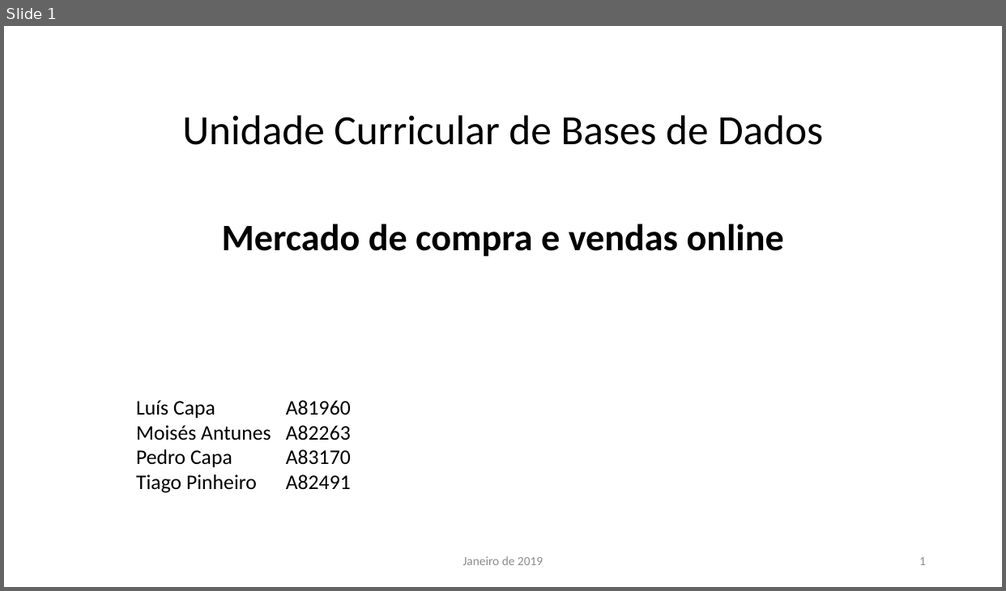
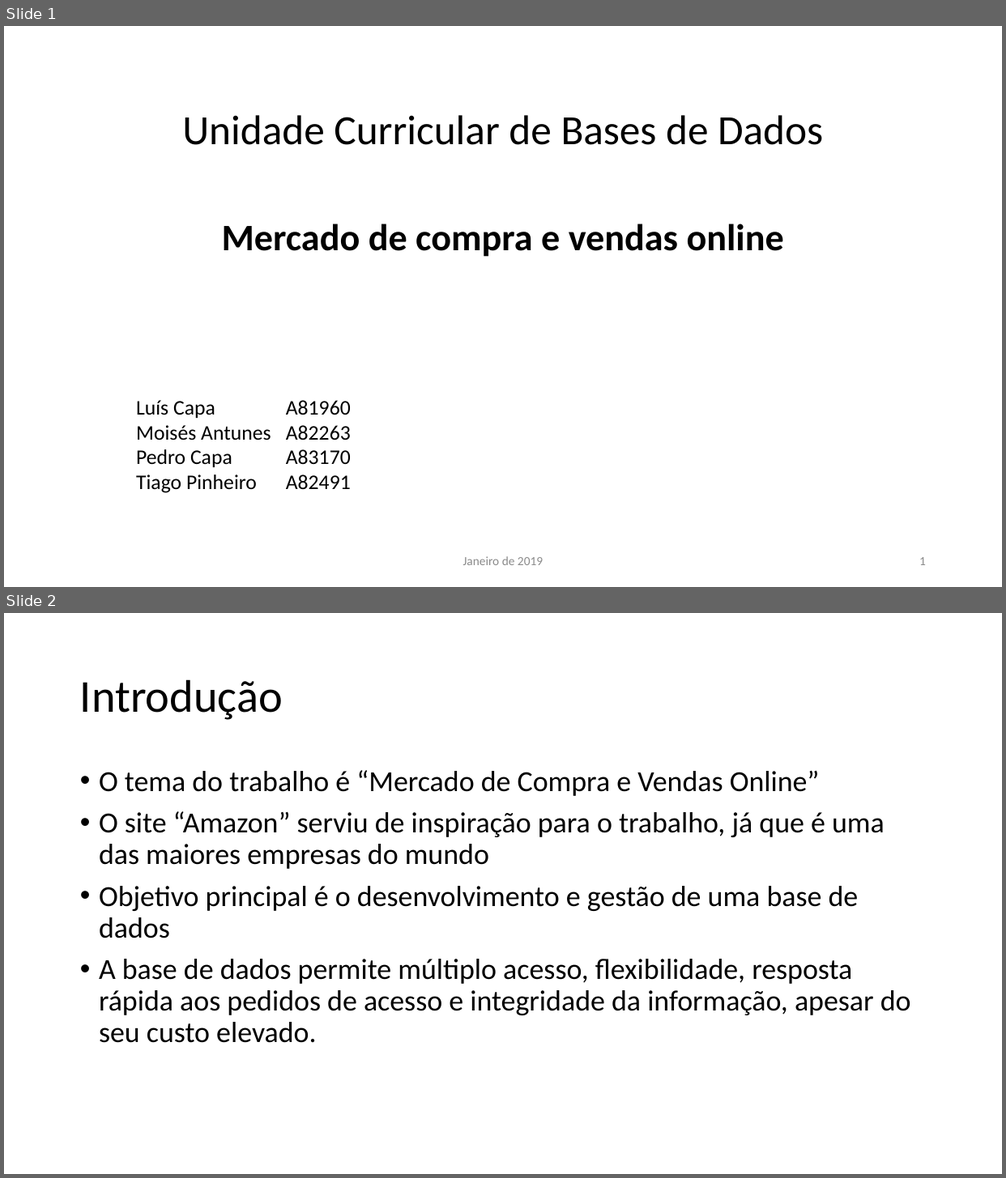
Before and after one commit to PedroCapa/BD, a slide deck: Apresentação BD.pptx. Shown one above the other, each under a label of ours: slide 1 before the commit, slides 1 and 2 after it. The pictures are 1006x591 and 1006x1178 pixels, drawn with LibreOffice and Linux fonts; fonts in the diff are those of the drawing. Boxes give left, top, right and bottom in pixels: in the first picture for what was removed or moved away, otherwise in the second. Text is boxed around its words. In the diff, an @@ line names an element or a change of style, - is before the commit and + after.

```diff
--- a/Apresentação BD.pptx
+++ b/Apresentação BD.pptx
@@ slide 2 added at (4,613,1002,1174), background #FFFFFF @@
@@ title added at (80,679,283,720), 44 pt, text #000000 @@
+Introdução
@@ text added at (99,770,911,1043), 28 pt, text #000000 @@
+• O tema do trabalho é “Mercado de Compra e Vendas Online”
+• O site “Amazon” serviu de inspiração para o trabalho, já que é uma das maiores empresas do mundo
+• Objetivo principal é o desenvolvimento e gestão de uma base de dados
+• A base de dados permite múltiplo acesso, flexibilidade, resposta rápida aos pedidos de acesso e integridade da informação, apesar do seu custo elevado.
```
Also in this commit, not shown: 6 other slides added.
